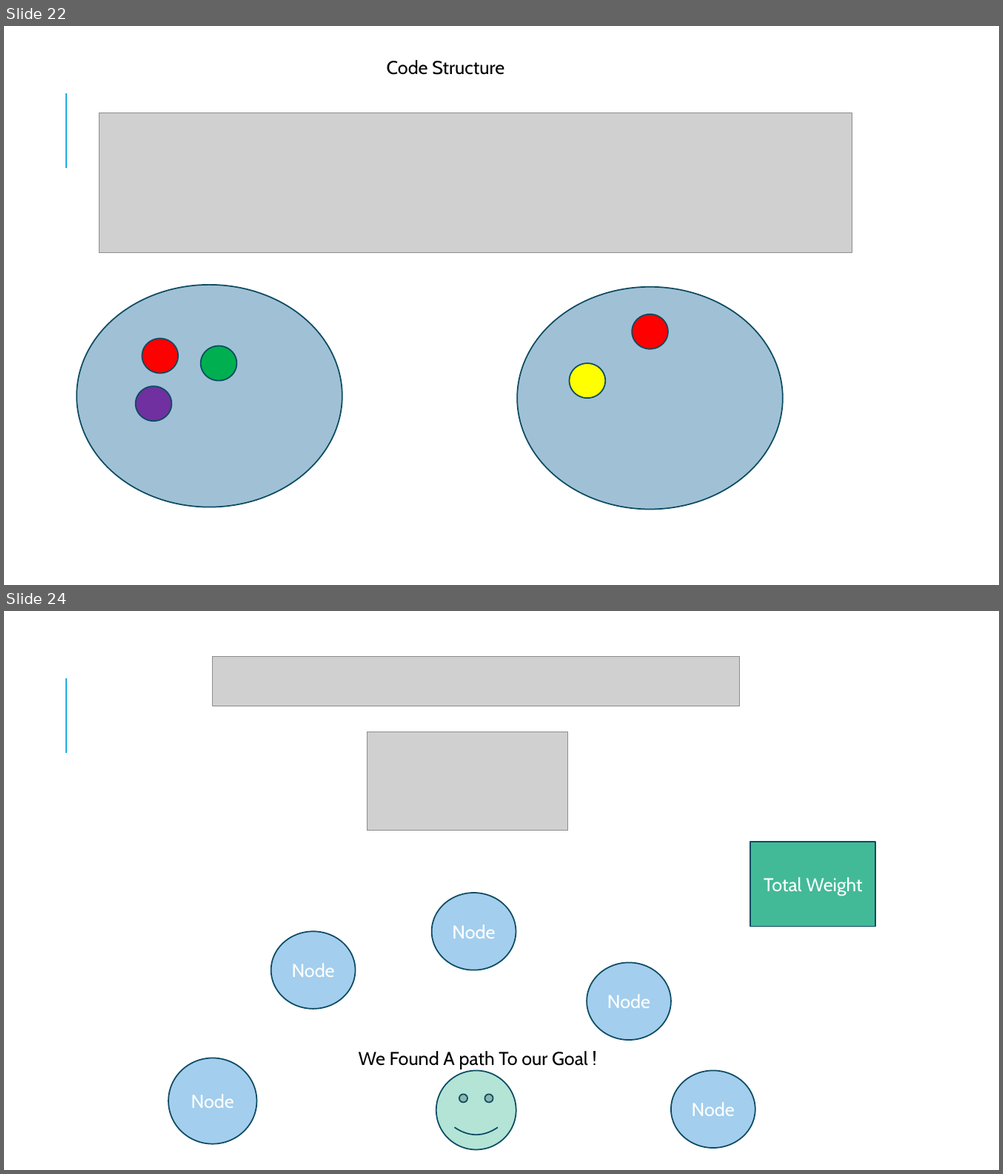
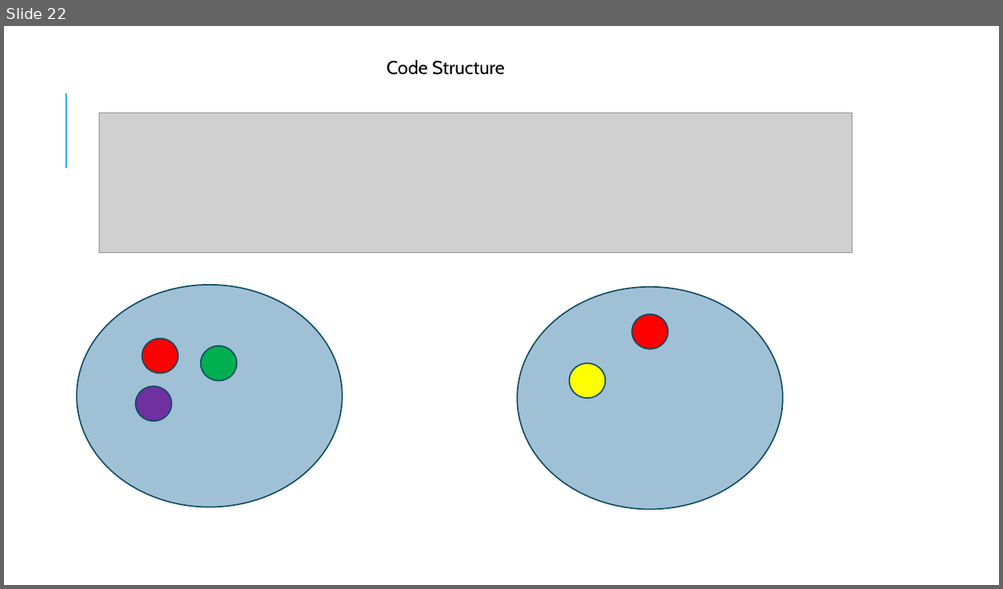
Before and after one commit to miguecrea/GOAP_RETAKE_PART_2, a slide deck: GPP_ZombieAI_Lozano_Miguel_2DAE10.pptx. Shown one above the other, each under a label of ours: slides 22 and 24 before the commit, slide 22 after it; the slides between them are not shown. The pictures are 1003x1174 and 1003x589 pixels, drawn with LibreOffice and Linux fonts; fonts in the diff are those of the drawing; grey boxes stand for pictures. Boxes give left, top, right and bottom in pixels: in the first picture for what was removed or moved away, otherwise in the second. Text is boxed around its words. In the diff, an @@ line names an element or a change of style, - is before the commit and + after.

```diff
--- a/GPP_ZombieAI_Lozano_Miguel_2DAE10.pptx
+++ b/GPP_ZombieAI_Lozano_Miguel_2DAE10.pptx
@@ slide 24 removed at (x1=4, y1=611, x2=999, y2=1170), background #FFFFFF; not listed: 1 template element that a slide beside it also shows @@
@@ picture removed at (x1=213, y1=657, x2=740, y2=706) @@
@@ picture removed at (x1=367, y1=732, x2=567, y2=831) @@
@@ rectangle removed at (x1=750, y1=843, x2=876, y2=926) @@
-Total Weight
@@ ellipse removed at (x1=432, y1=893, x2=516, y2=971) @@
-Node
@@ ellipse removed at (x1=271, y1=932, x2=356, y2=1009) @@
-Node
@@ ellipse removed at (x1=586, y1=963, x2=671, y2=1041) @@
-Node
@@ text removed at (x1=358, y1=1051, x2=588, y2=1070) @@
-We Found A path To our Goal !
@@ ellipse removed at (x1=168, y1=1059, x2=256, y2=1145) @@
-Node
@@ smiley face removed at (x1=436, y1=1071, x2=516, y2=1150) @@
@@ ellipse removed at (x1=671, y1=1071, x2=755, y2=1149) @@
-Node
```
Also in this commit, not shown: 10 slides changed, 3 slides added, 3 other slides removed, 2 other files.
